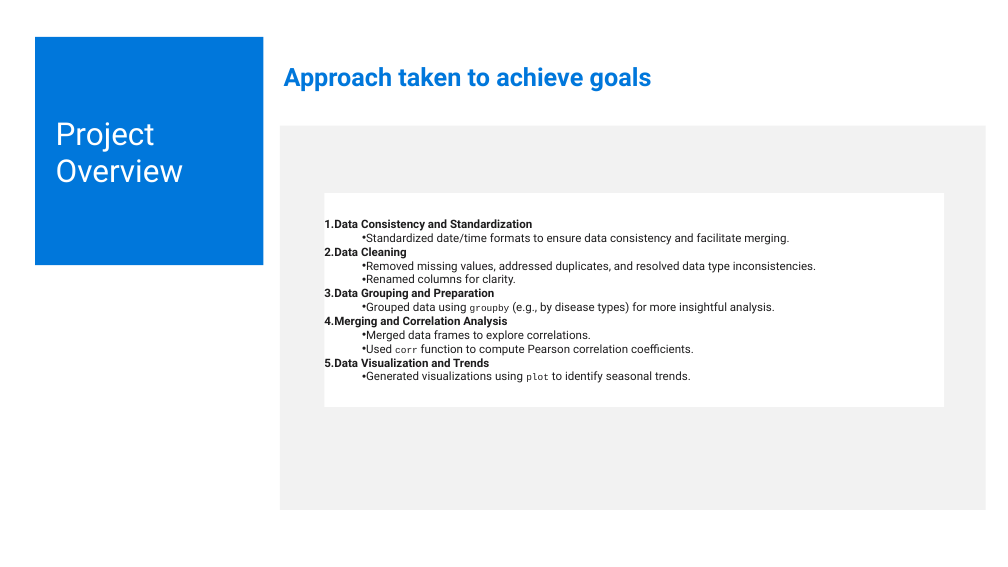
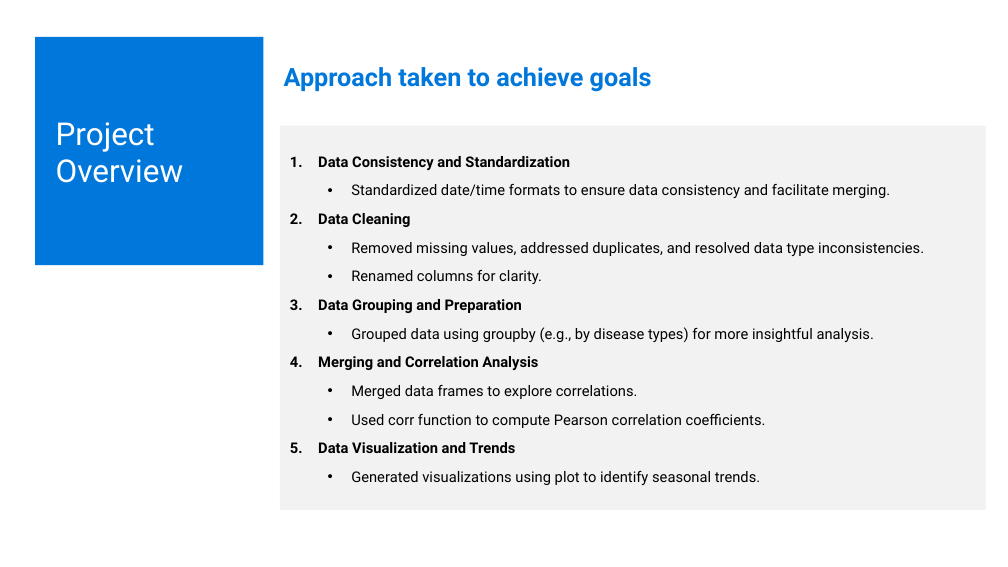
Before and after one commit to Birdfeathers/Project1--Healthcare_Devices, a slide deck: slide 6 of AI_Bootcamp_Project_1_Template - DRAFT FOR REVIEW 10.21.24.pptx. Drawn at 1008x567 pixels with LibreOffice and Linux fonts; fonts in the diff are those of the drawing. Boxes give left, top, right and bottom in pixels: in the first picture for what was removed or moved away, otherwise in the second. Text is boxed around its words. In the diff, an @@ line names an element or a change of style, - is before the commit and + after.

```diff
--- a/AI_Bootcamp_Project_1_Template - DRAFT FOR REVIEW 10.21.24.pptx
+++ b/AI_Bootcamp_Project_1_Template - DRAFT FOR REVIEW 10.21.24.pptx
@@ rectangle "Data Consistency and Standardization": place and size @@
-rectangle "Data Consistency and Standardization" at [324, 194, 944, 408]
+rectangle "Data Consistency and Standardization" at [280, 126, 986, 510]
@@ rectangle "Data Consistency and Standardization" at [280, 126, 986, 510]: size 11 to 14 pt, text colour #1D1C1D to #000000; size 9 to 14 pt, font Courier New to Roboto in "groupby", "corr", "plot"; indent changed; line spacing 1 to 1.15; more space between paragraphs; fill #FFFFFF to #F2F2F2 @@
@@ rectangle removed at [280, 126, 986, 510] @@
```
Also in this commit, not shown: 4 other slides changed, 1 other file.
